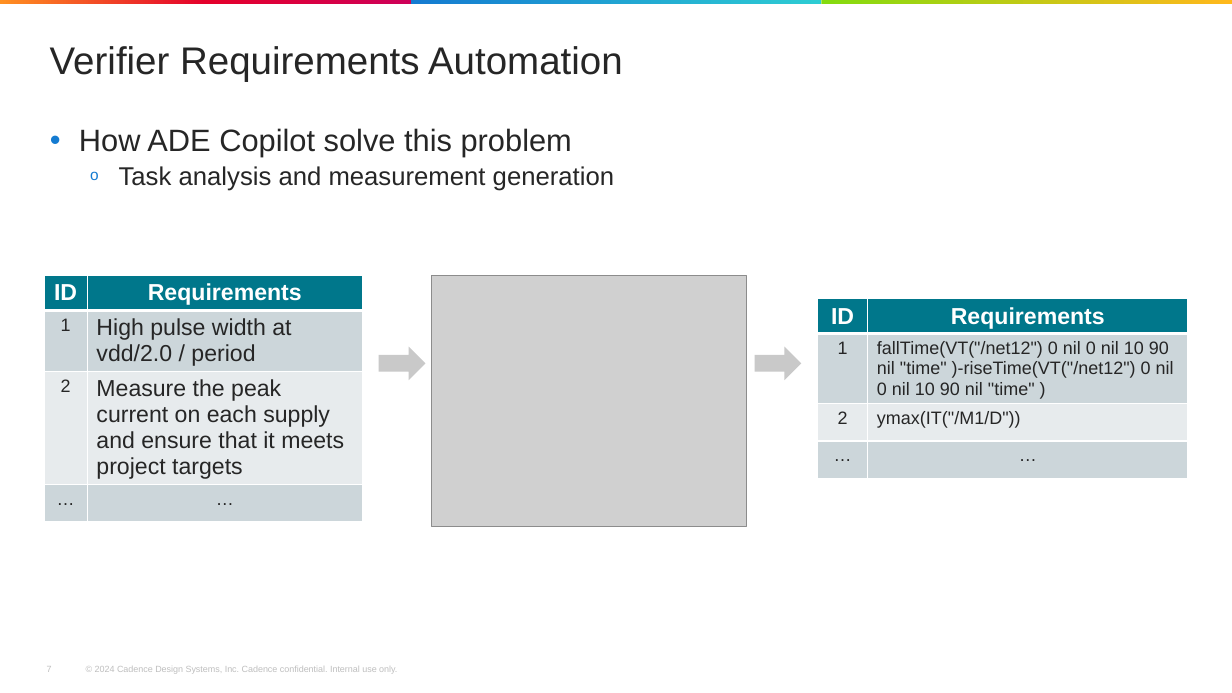
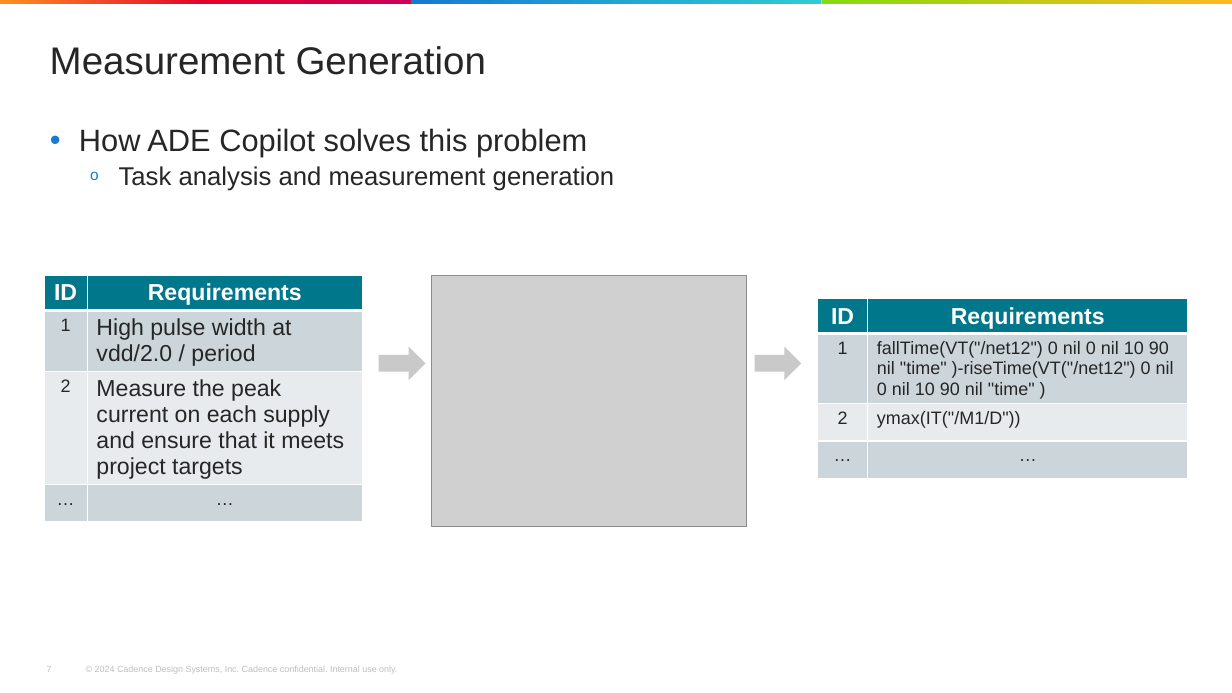
Before and after one commit to xpc123/forSync, a slide deck: slide 7 of ADE_copilot/CIC-2025_PPT_ADECopilot.pptx. Drawn at 1232x693 pixels with LibreOffice and Linux fonts; fonts in the diff are those of the drawing; grey boxes stand for pictures; background and template pictures are left out. Boxes give left, top, right and bottom in pixels: in the first picture for what was removed or moved away, otherwise in the second. Text is boxed around its words. In the diff, an @@ line names an element or a change of style, - is before the commit and + after.

Commit message:
change "verifier requirement automation" into "measurement generation"

```diff
--- a/ADE_copilot/CIC-2025_PPT_ADECopilot.pptx
+++ b/ADE_copilot/CIC-2025_PPT_ADECopilot.pptx
@@ title at [50,46,486,75]: text changed @@
-Verifier Requirements Automation
+Measurement Generation
@@ text at [79,128,587,156]: text changed @@
-• How ADE Copilot solve this problem
+• How ADE Copilot solves this problem
```
Also in this commit, not shown: 2 other slides changed.
